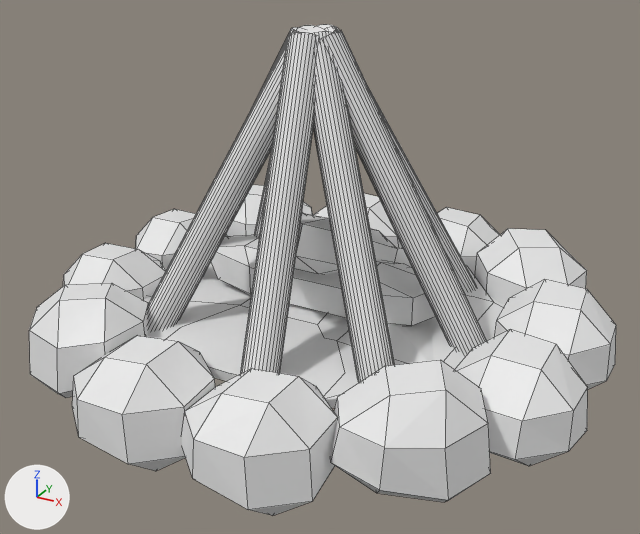
The Blender file Gamedev Modulis/Assets/Models/campfire.blend, before and after one commit.
Before and after are seen from a 50 mm camera at (2.25, -4.15, 2.53) aimed at (-0.01, -0.03, 0.47). Every picture has the same lights, and +X, +Y and +Z are marked at lower left. Mesh edges are drawn as thin lines.
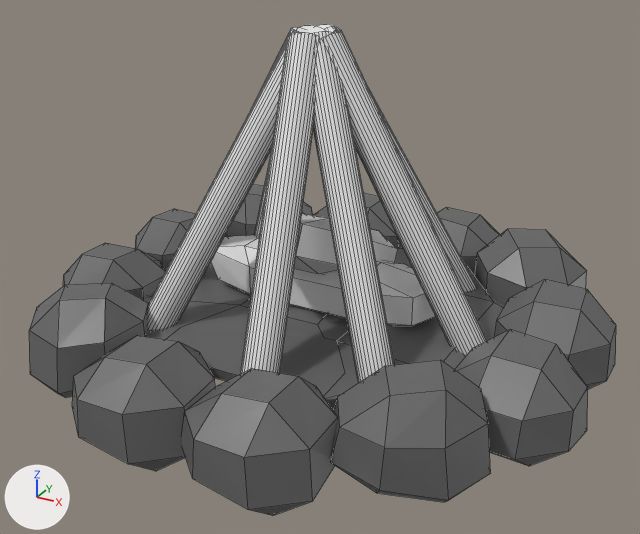
Where the newer file only moved an object's origin or applied its transform, the numbers keep the older frame.

What differs and where, as boxes (x1, y1, x2, y2) in the pictures (640 x 534 px):
part 1 of me_cylinder_005, recoloured (white to grey)
    both: (29, 185, 616, 515)

Edits to the bpy script that builds the scene:
```text
Add mat_stone:
    mat_stone = principled_material('Stone')
    mat_stone.base_color = (0.128, 0.128, 0.128)  # dark grey #646464
    mat_stone.roughness = 0.4
Add mat_wood:
    mat_wood = principled_material('Wood')
    mat_wood.base_color = (0.8, 0.8, 0.8)  # white #e7e7e7
Change me_cylinder_005:
    where me_cylinder_005.from_pydata(...)  # 902 vertices, 665 faces; spans x -7.3..23.9, y -17.7..16.8, z -1.4..1.1
    used by ob_cylinder_003; location = (0.291, -0.268, 0.875); rotation_euler = (0.0, 0.524, 2.425), in degrees (0, 30, 139); scale = (0.1, 0.1, 1.0)
    me_cylinder_005 part 1: 341 of the faces centred in x -6.8..23.3, y -17.2..16.3, z -1.4..0.6 switch from no material to mat_stone (dark grey #646464)
    add me_cylinder_005.materials.append(mat_wood)  # white #e7e7e7
```
